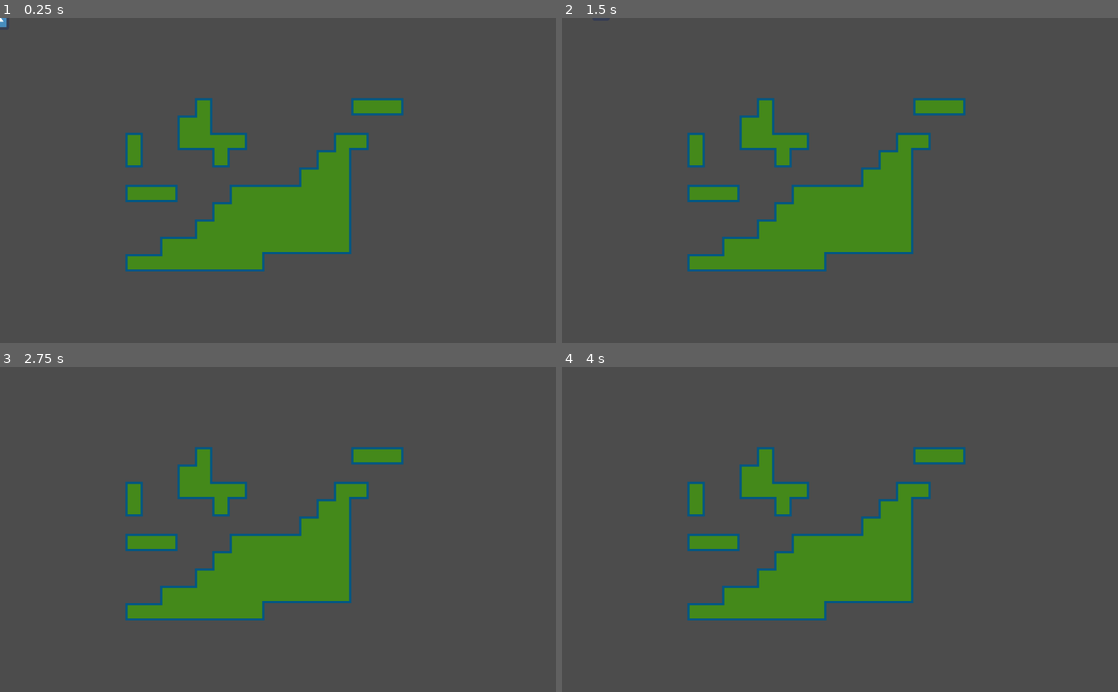
Above: before the commit, frames 1-4 (two rows, left to right).
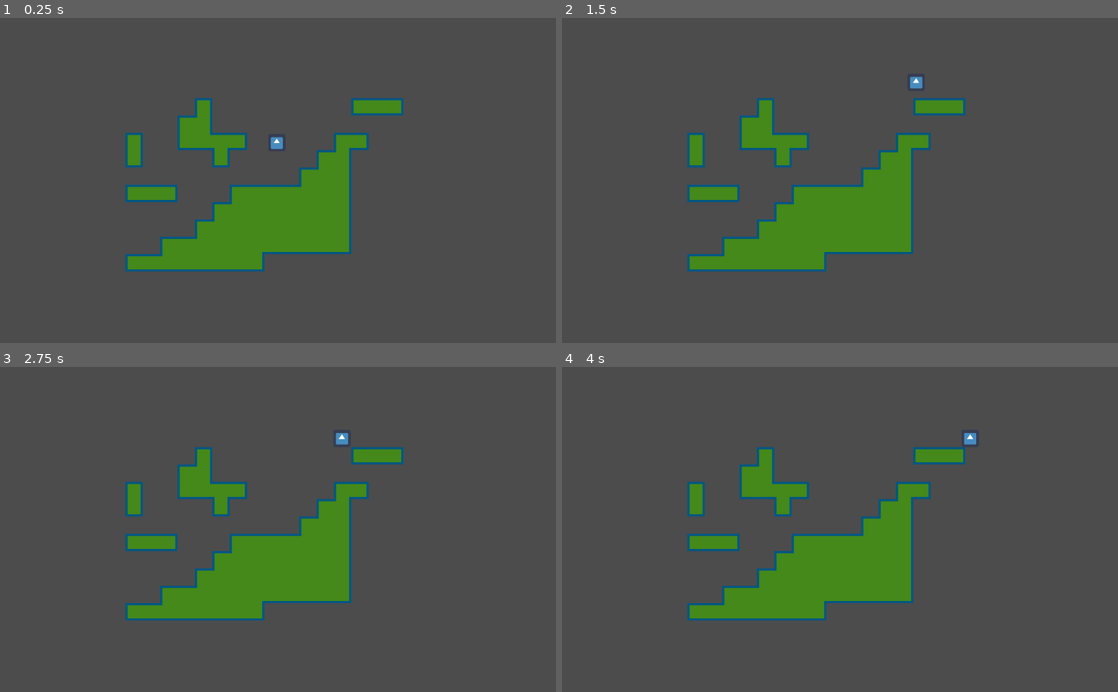
Above: after the commit, the same moments.

Repository: dardanbujupaj/godot-wild-jam-22
Game: Godot game, scene res://TestScene.tscn
Two runs of this game, one before a commit and one after it. Both use one fixed random seed, a clock stepped at 60 frames per second and the inputs below. The engine's default icon, where the game draws it, is replaced by a stand-in: a white triangle on a blue panel in a dark square.
Inputs:
- Up to frame 1 (0.25 s): no input
- Up to frame 2 (1.5 s): hold Up (ui_up) 0.53-1.28 s; hold Right (ui_right) from 0.53 s (still down); tap Up (ui_up) at 1.35 s
- Up to frame 3 (2.75 s): tap Up (ui_up) at 1.52, 1.82 s; release Right (ui_right) at 2.03 s; hold Left (ui_left) from 2.03 s (still down); hold Up (ui_up) from 2.03 s (still down)
- Up to frame 4 (4 s): release Left (ui_left) at 2.78 s; release Up (ui_up) at 2.78 s; hold Right (ui_right) from 2.78 s (still down); tap Up (ui_up) at 2.85, 3.02, 3.32 s; hold Up (ui_up) from 3.53 s (still down)

The runs differ from the first frame. In frame 1, 0.1% of the frame differs, in the area x 0-51%, y 0-41%; in frame 2, less than 0.1%; in frame 3, less than 0.1%; in frame 4, less than 0.1%.

Commit message:
jump and run character improved

Diff:
--- a/Character2.gd
+++ b/Character2.gd
@@ -2,7 +2,7 @@
 
 const FLOOR_DETECT_DISTANCE = 20.0
 
-export(String) var action_suffix = ""
+#export(String) var action_suffix = ""
 
 onready var sprite = $Sprite
 
@@ -32,7 +32,7 @@
 func _physics_process(_delta):
 	var direction = get_direction()
 
-	var is_jump_interrupted = Input.is_action_just_released("ui_up" + action_suffix) and _velocity.y < 0.0
+	var is_jump_interrupted = Input.is_action_just_released('ui_up') and _velocity.y < 0.0
 	_velocity = calculate_move_velocity(_velocity, direction, speed, is_jump_interrupted)
 
 	var snap_vector = Vector2.DOWN * FLOOR_DETECT_DISTANCE if direction.y == 0.0 else Vector2.ZERO
@@ -44,8 +44,8 @@
 
 func get_direction():
 	return Vector2(
-		Input.get_action_strength("ui_right" + action_suffix) - Input.get_action_strength("ui_left" + action_suffix),
-		-1 if is_on_floor() and Input.is_action_just_pressed("ui_up" + action_suffix) else 0
+		Input.get_action_strength('ui_right') - Input.get_action_strength('ui_left'),
+			-1 if (is_on_floor() and Input.is_action_just_pressed('ui_up')) else 0
 	)
 
 
--- a/KinematicBody2D.gd
+++ b/KinematicBody2D.gd
@@ -1,36 +1,34 @@
 extends KinematicBody2D
-
-
-# Declare member variables here. Examples:
-# var a = 2
-# var b = "text"
-
-const JUMP_SPEED = 2000
-
-export (int) var speed = 100
-onready var gravity = 20*ProjectSettings.get_setting("physics/2d/default_gravity")
 
 # Called when the node enters the scene tree for the first time.
 func _ready():
 	pass # Replace with function body.
 
 
+#Jump
+export var fallMultiplier = 2
+export var lowJumpMultiplier = 10
+export var jumpVelocity = 500 #Jump height
+export var speed = 150 #movement left right
+#Physics
 var velocity = Vector2()
-
-func get_input():
-	velocity = Vector2()
-	if Input.is_action_pressed('ui_right'):
-		velocity.x += 1
-	if Input.is_action_pressed('ui_left'):
-		velocity.x -= 1
-	if Input.is_action_pressed('ui_down'):
-		velocity.y += 1
-	if Input.is_action_pressed('ui_up'):
-		velocity.y -= 1
-	velocity = velocity.normalized() * speed
+onready var gravity = 9.8
 
 func _physics_process(delta):
-	get_input()
-	# Vertical movement code. Apply gravity.
-	velocity.y += gravity * delta
-	velocity = move_and_slide_with_snap(velocity, Vector2.DOWN, Vector2.UP) #move_and_slide(velocity)
+
+	#Applying gravity to player
+	velocity.y += gravity
+
+	#Jump Physics
+	if velocity.y > 0: #Player is falling
+		velocity += Vector2.UP * (-gravity) * (fallMultiplier) #Falling action is faster than jumping action
+	elif velocity.y < 0 && Input.is_action_just_released('ui_up'): #Player is jumping
+		velocity += Vector2.UP * (-gravity) * (lowJumpMultiplier) #Jump Height depends on how long you will hold key
+
+	if is_on_floor():
+		if Input.is_action_just_pressed('ui_up'):
+			velocity = Vector2.UP * jumpVelocity #Normal Jump action
+
+	velocity.x = speed * (Input.get_action_strength('ui_right') - Input.get_action_strength('ui_left'))
+
+	velocity = move_and_slide_with_snap(velocity, Vector2.DOWN, Vector2.UP)
--- a/TestScene.tscn
+++ b/TestScene.tscn
@@ -477,6 +477,7 @@
 current = true
 
 [node name="Character" type="KinematicBody2D" parent="."]
+position = Vector2( 508.816, 173.828 )
 scale = Vector2( 0.5, 0.5 )
 script = ExtResource( 2 )
 __meta__ = {
--- a/project.godot
+++ b/project.godot
@@ -55,6 +55,10 @@
  ]
 }
 
+[physics]
+
+2d/physics_engine="GodotPhysics"
+
 [rendering]
 
 quality/driver/driver_name="GLES2"
Not shown: 3 places in TestScene.tscn that only renumber resources
